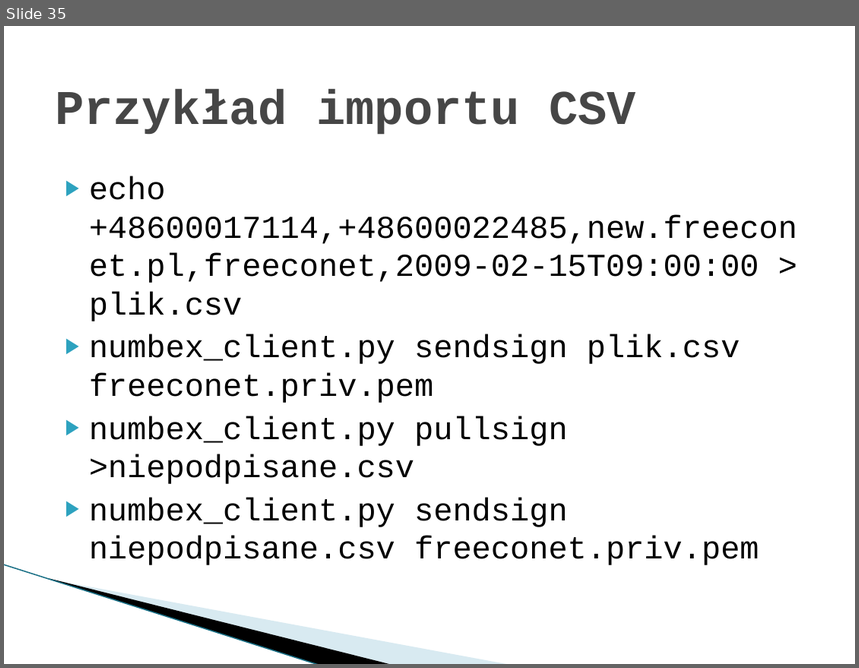
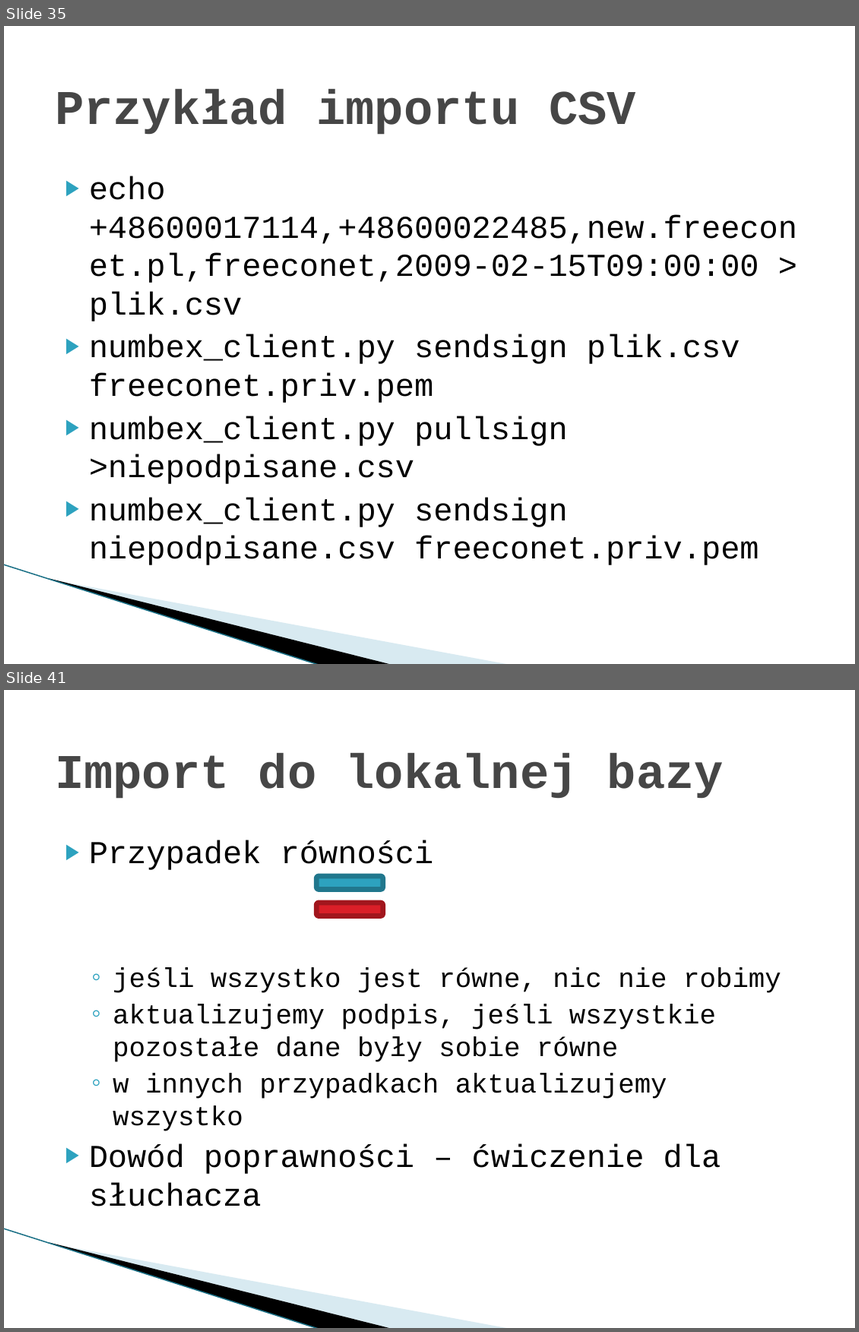
Before and after one commit to imbaczek/numbex, a slide deck: docs/NumbexFinalPresentation.pptx. Shown one above the other, each under a label of ours: slide 35 before the commit, slides 35 and 41 after it; the slides between them are not shown. The pictures are 859x668 and 859x1332 pixels, drawn with LibreOffice and Linux fonts; fonts in the diff are those of the drawing; background and template pictures are left out. Boxes give left, top, right and bottom in pixels: in the first picture for what was removed or moved away, otherwise in the second. Text is boxed around its words. In the diff, an @@ line names an element or a change of style, - is before the commit and + after.

```diff
--- a/docs/NumbexFinalPresentation.pptx
+++ b/docs/NumbexFinalPresentation.pptx
@@ slide 41 added at box(4, 690, 855, 1328), background #FFFFFF; not listed: 3 template elements that a slide beside it also shows @@
@@ title added at box(55, 753, 724, 799), 41 pt, text #464646, bold @@
+Import do lokalnej bazy
@@ text added at box(89, 840, 781, 1207), 23 pt, text #000000 @@
+▶ Przypadek równości
+  ◦ jeśli wszystko jest równe, nic nie robimy
+  ◦ aktualizujemy podpis, jeśli wszystkie pozostałe dane były sobie równe
+  ◦ w innych przypadkach aktualizujemy wszystko
+▶ Dowód poprawności – ćwiczenie dla słuchacza
@@ rounded rectangle added at box(316, 876, 382, 890), fill #2DA2BF, outline #21788D 4.33 pt @@
@@ rounded rectangle added at box(316, 903, 382, 916), fill #DA1F28, outline #A1171E 4.33 pt @@
```
Also in this commit, not shown: 1 slide changed, 12 other slides added.
